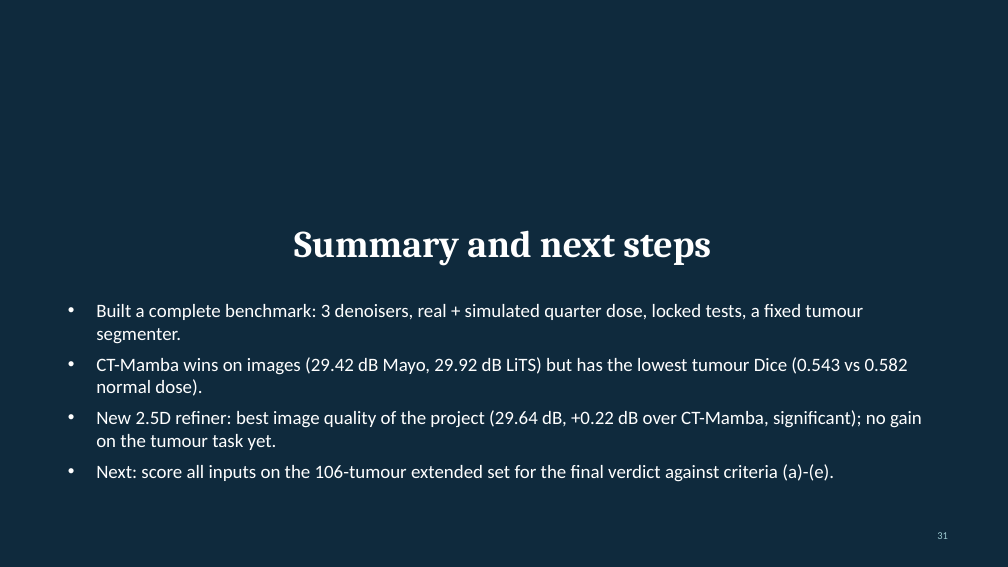
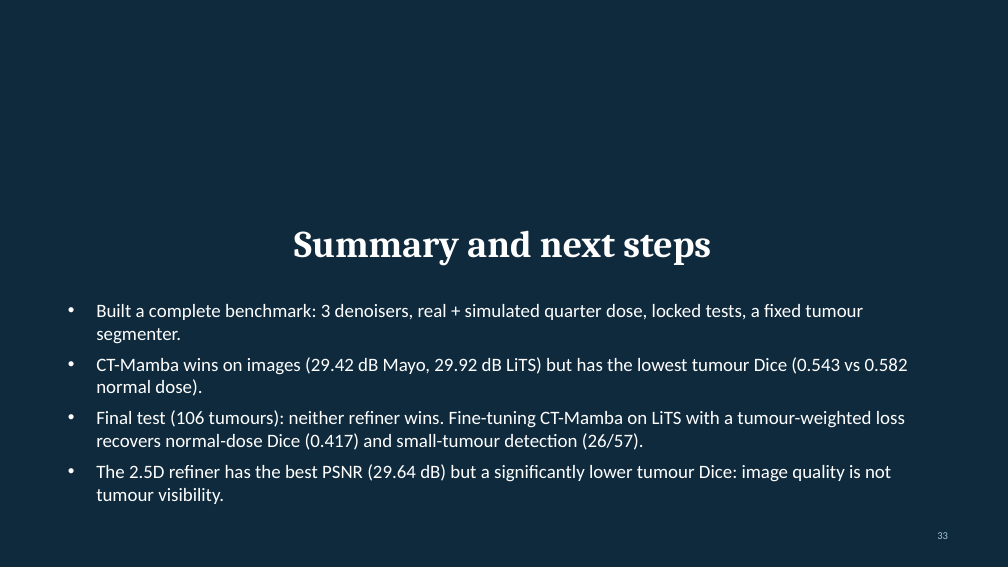
Before and after one commit to Vaideesh-k/ldct-bench, a slide deck: slide 33 of docs/report/LDCT_Refiner_Results.pptx (slide 31 before the commit). Drawn at 1008x567 pixels with LibreOffice and Linux fonts; fonts in the diff are those of the drawing. Boxes give left, top, right and bottom in pixels: in the first picture for what was removed or moved away, otherwise in the second. Text is boxed around its words. In the diff, an @@ line names an element or a change of style, - is before the commit and + after.

```diff
--- a/docs/report/LDCT_Refiner_Results.pptx
+++ b/docs/report/LDCT_Refiner_Results.pptx
@@ text at [96, 410, 905, 504]: text changed @@
-• New 2.5D refiner: best image quality of the project (29.64 dB, +0.22 dB over CT-Mamba, significant); no gain on the tumour task yet.
-• Next: score all inputs on the 106-tumour extended set for the final verdict against criteria (a)-(e).
+• Final test (106 tumours): neither refiner wins. Fine-tuning CT-Mamba on LiTS with a tumour-weighted loss recovers normal-dose Dice (0.417) and small-tumour detection (26/57).
+• The 2.5D refiner has the best PSNR (29.64 dB) but a significantly lower tumour Dice: image quality is not tumour visibility.
@@ page number at [937, 532, 948, 539]: text changed @@
-31
+33
```
Also in this commit, not shown: 24 other slides changed, 2 slides added, 55 other files.
